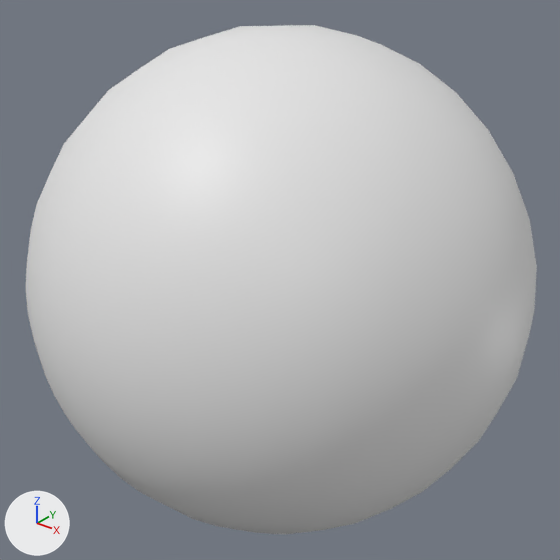
The OBJ model SorcEngine/res/models/Sphere.obj as it was, and as the next commit left it.
One viewpoint serves both versions: a camera (50 mm lens) standing at (1.797, -2.253, 1.39) and looking at (-0.002, -0.004, -0.004). The axes (+X, +Y, +Z) are drawn at lower left. The lights are the same throughout. Where no turn or scale is listed for an object, it has been applied to the vertices.
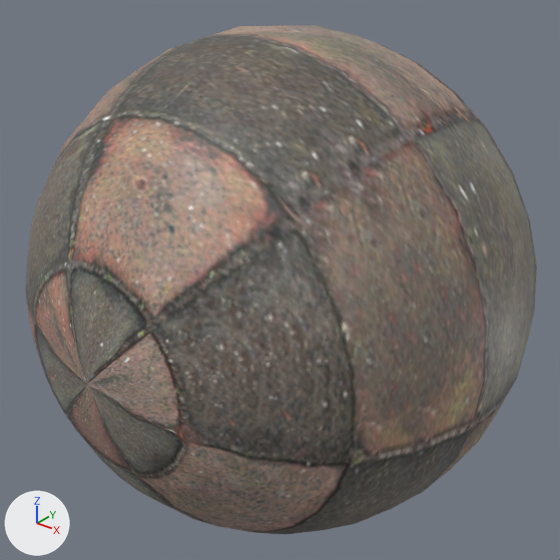
Changed parts and their boxes [x1, y1, x2, y2] in the pictures (560 x 560 px):
'Sphere001', recoloured: [26, 25, 537, 534] in both

What the commit changed:
Picture 'wall.png' (img_wall_png) is new.
Material 'Material.001' (mat_material_001) is new.
Its texture is img_wall_png.
me_sphere001 has 482 vertices, 960 faces and spans x -1.0..1.0, y -1.0..1.0, z -1.0..1.0.
me_sphere001 now uses material mat_material_001 (picture img_wall_png).
